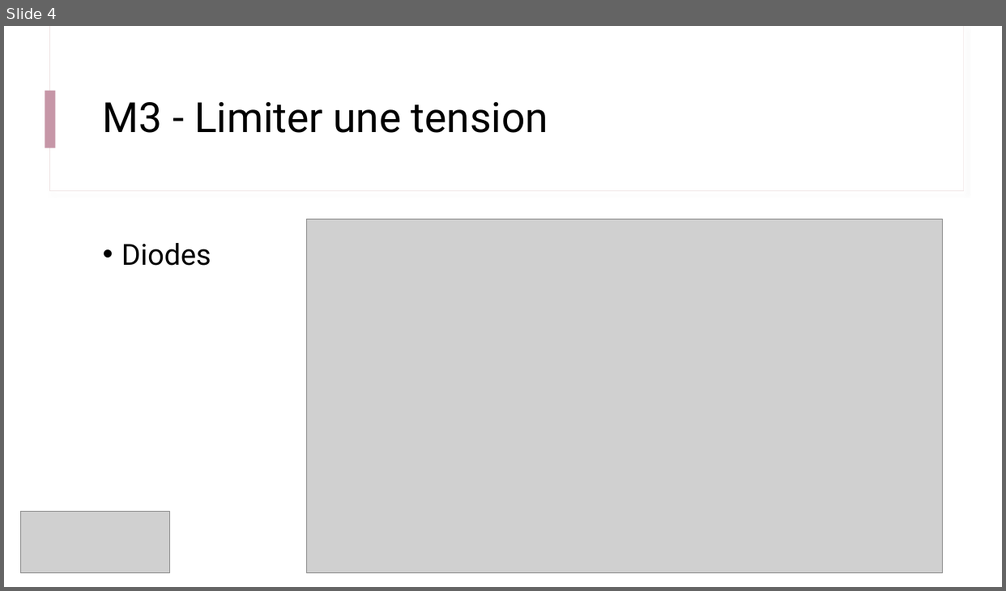
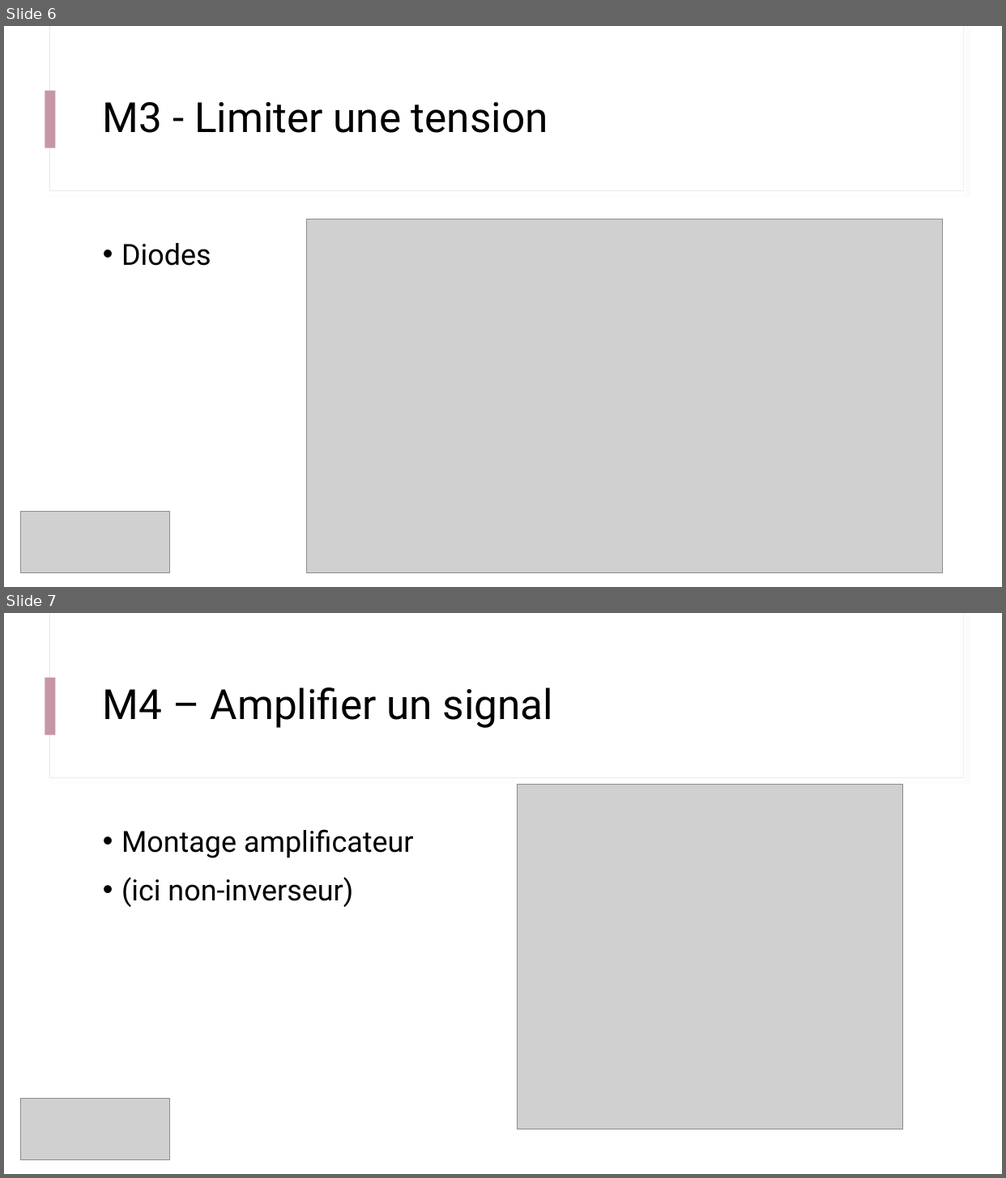
Before and after one commit to IOGS-Digital-Methods/semester-5, a slide deck: CeTI/b1_capteurs/B1_1_capteurs.pptx. Shown one above the other, each under a label of ours: slide 4 before the commit, slides 6 and 7 after it. The pictures are 1006x591 and 1006x1178 pixels, drawn with LibreOffice and Linux fonts; fonts in the diff are those of the drawing; grey boxes stand for pictures. Boxes give left, top, right and bottom in pixels: in the first picture for what was removed or moved away, otherwise in the second. Text is boxed around its words. In the diff, an @@ line names an element or a change of style, - is before the commit and + after.

```diff
--- a/CeTI/b1_capteurs/B1_1_capteurs.pptx
+++ b/CeTI/b1_capteurs/B1_1_capteurs.pptx
@@ slide 7 added at <box>4,613,1002,1174</box>, background #FFFFFF; not listed: 3 template elements that a slide beside it also shows @@
@@ title added at <box>103,688,553,728</box>, 40 pt, text #000000 @@
+M4 – Amplifier un signal
@@ picture added at <box>518,785,904,1130</box> @@
@@ text added at <box>121,829,414,907</box>, 28 pt, text #000000 @@
+• Montage amplificateur
+• (ici non-inverseur)
@@ picture added at <box>20,1099,170,1161</box> @@
@@ what was slide 4 is now slide 6 @@
```
Also in this commit, not shown: 2 slides changed, 4 other slides added, 1 other file.
